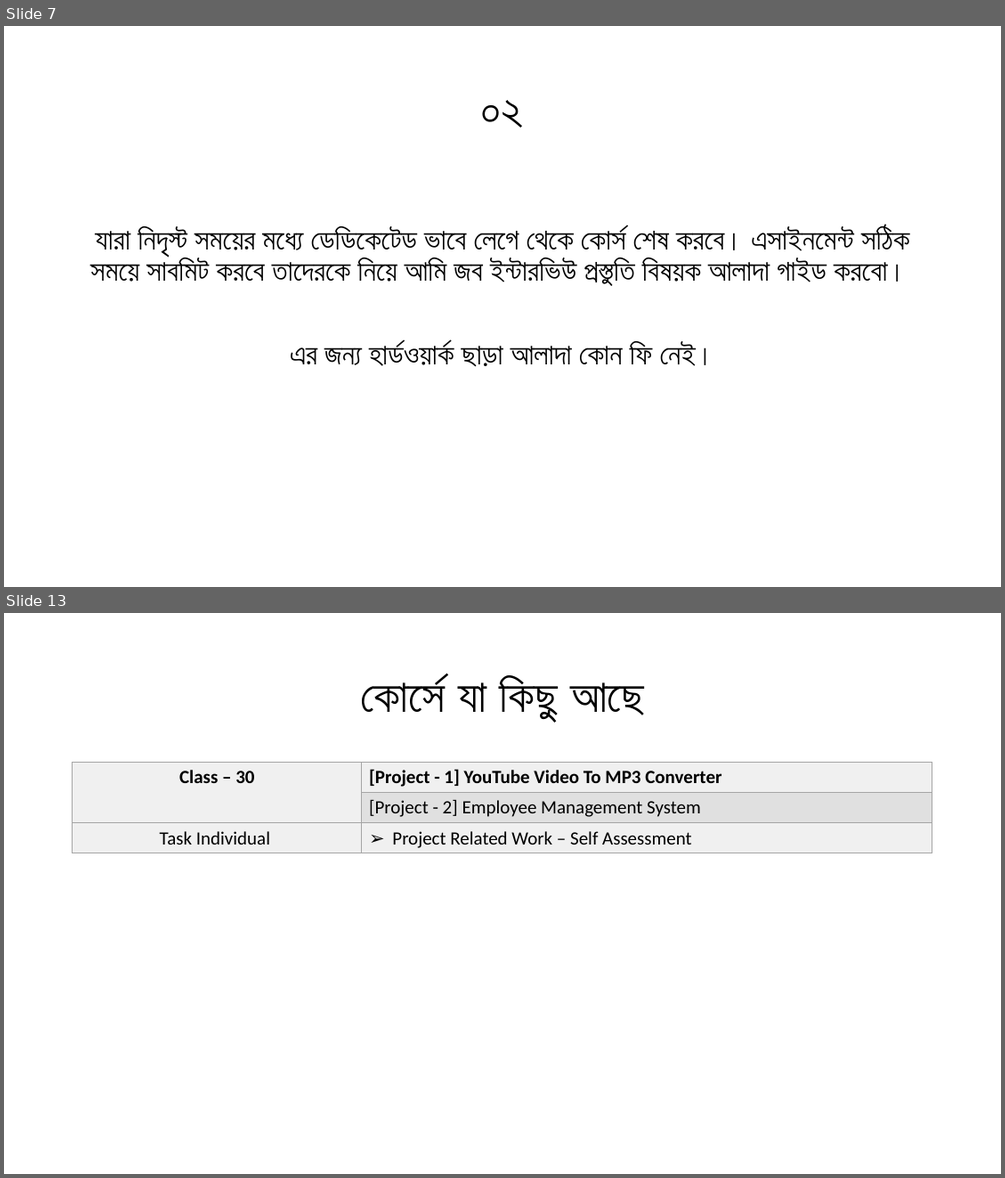
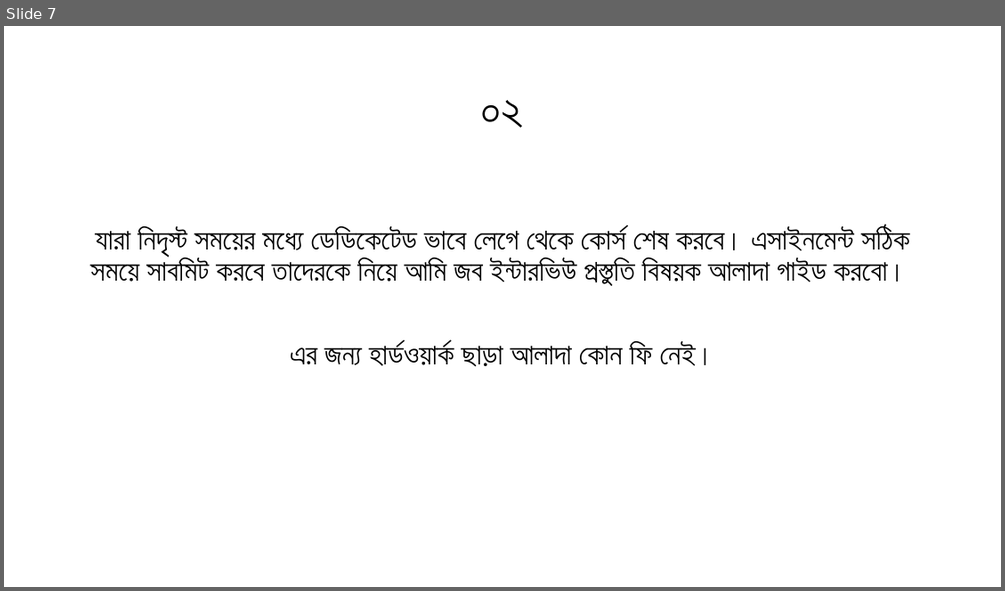
Before and after one commit to rhidoyhasanmahmud/Learn-Python-the-Hard-Way-with-Django, a slide deck: _01_Orientation_Class/Class_00.pptx. Shown one above the other, each under a label of ours: slides 7 and 13 before the commit, slide 7 after it; the slides between them are not shown. The pictures are 1005x1178 and 1005x591 pixels, drawn with LibreOffice and Linux fonts; fonts in the diff are those of the drawing. Boxes give left, top, right and bottom in pixels: in the first picture for what was removed or moved away, otherwise in the second. Text is boxed around its words. In the diff, an @@ line names an element or a change of style, - is before the commit and + after.

Commit message:
<Orientation Class files revised and updated as per need>

```diff
--- a/_01_Orientation_Class/Class_00.pptx
+++ b/_01_Orientation_Class/Class_00.pptx
@@ slide 13 removed at (4, 613, 1001, 1174), background #FFFFFF @@
@@ title removed at (361, 676, 644, 720) @@
-কোর্সে যা কিছু আছে
@@ table removed at (73, 763, 933, 854), 3 rows, 2 columns @@
-Class – 30 | [Project - 1] YouTube Video To MP3 Converter
- | [Project - 2] Employee Management System
-Task Individual | Project Related Work – Self Assessment
```
Also in this commit, not shown: 5 slides changed, 1 slide added, 5 other slides removed, 1 other file.
